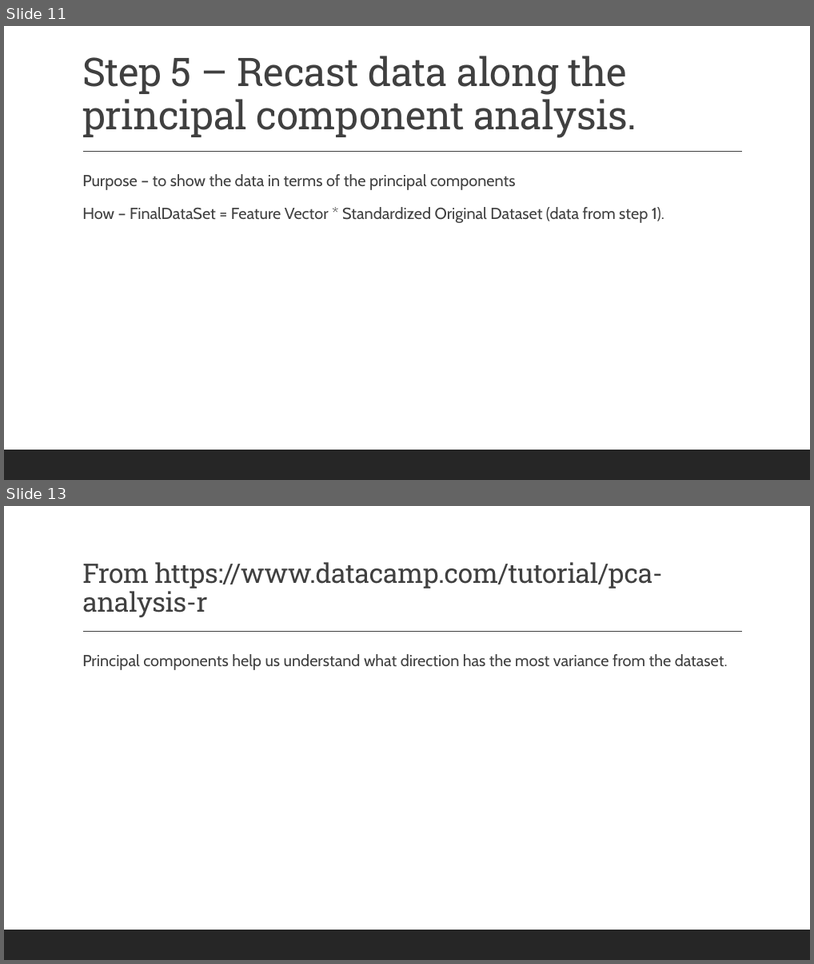
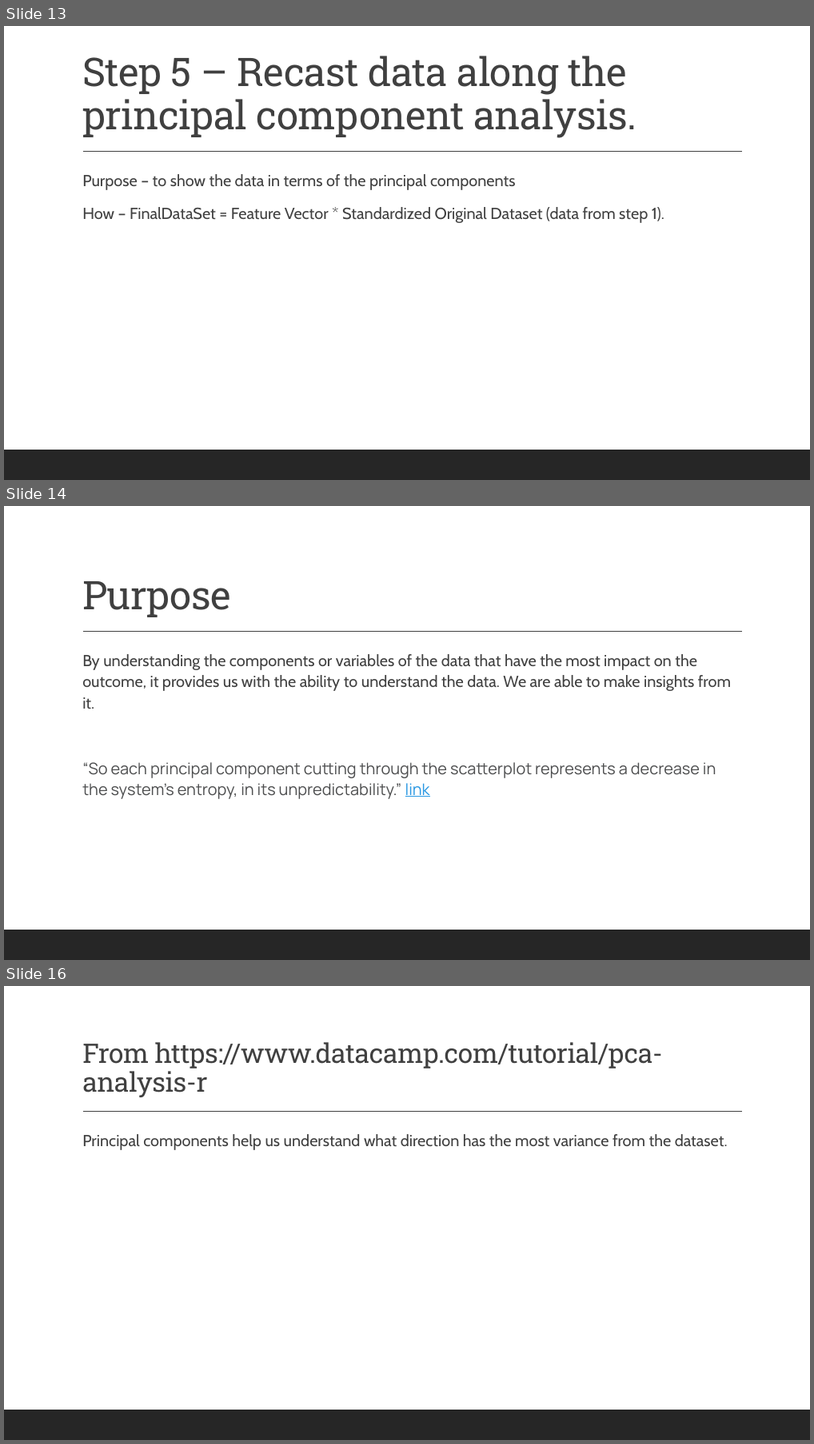
Before and after one commit to magoodsell/goody, a slide deck: Notes/Principal_Component_Analysis.pptx. Shown one above the other, each under a label of ours: slides 11 and 13 before the commit, slides 13, 14 and 16 after it; the slides between them are not shown. The pictures are 814x964 and 814x1444 pixels, drawn with LibreOffice and Linux fonts; fonts in the diff are those of the drawing. Boxes give left, top, right and bottom in pixels: in the first picture for what was removed or moved away, otherwise in the second. Text is boxed around its words. In the diff, an @@ line names an element or a change of style, - is before the commit and + after.

```diff
--- a/Notes/Principal_Component_Analysis.pptx
+++ b/Notes/Principal_Component_Analysis.pptx
@@ slide 14 added at (x1=4, y1=506, x2=810, y2=960), background #FFFFFF; not listed: 2 template elements that a slide beside it also shows @@
@@ title added at (x1=82, y1=581, x2=230, y2=617), 47 pt, text #404040 @@
+Purpose
@@ text added at (x1=82, y1=654, x2=731, y2=799), 19 pt, text #404040 @@
+  By understanding the components or variables of the data that have the most impact on the outcome, it provides us with the ability to understand the data. We are able to make insights from it.
+  “So each principal component cutting through the scatterplot represents a decrease in the system’s entropy, in its unpredictability.” link
@@ what was slide 11 is now slide 13 @@
@@ what was slide 13 is now slide 16 @@
```
Also in this commit, not shown: 4 slides changed, 2 other slides added.
